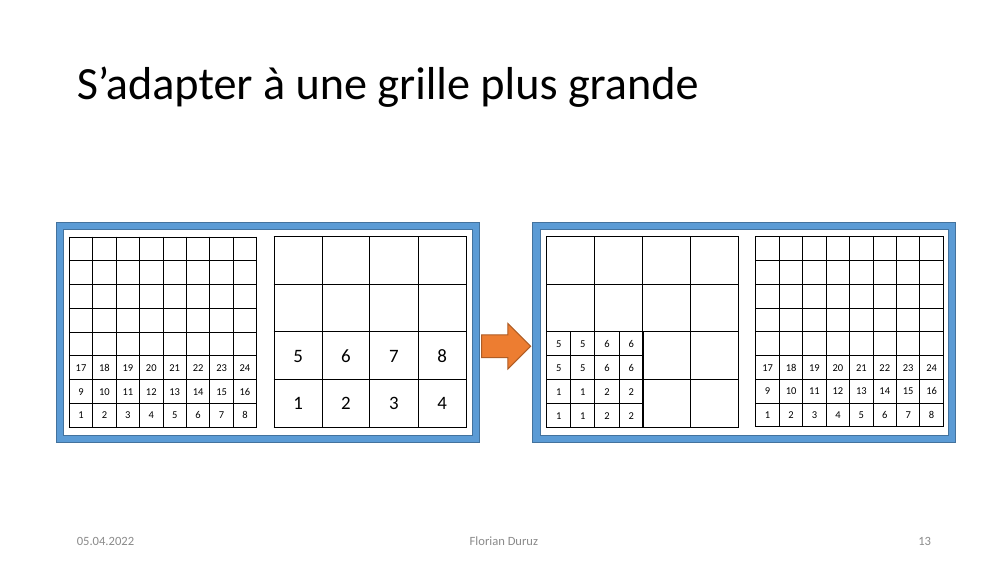
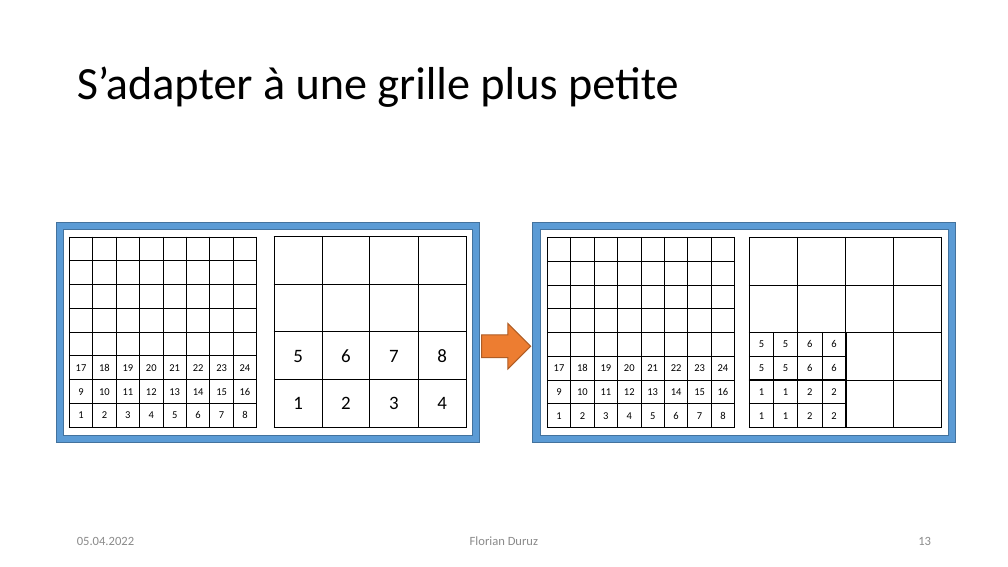
Before and after one commit to Cat-du-Fromage/KaizerWald_TowerDefense, a slide deck: slide 13 of Documentation/DefensePresentation.pptx. Drawn at 1008x567 pixels with LibreOffice and Linux fonts; fonts in the diff are those of the drawing. Boxes give left, top, right and bottom in pixels: in the first picture for what was removed or moved away, otherwise in the second. Text is boxed around its words. In the diff, an @@ line names an element or a change of style, - is before the commit and + after.

```diff
--- a/Documentation/DefensePresentation.pptx
+++ b/Documentation/DefensePresentation.pptx
@@ title at (77, 66, 679, 107): text changed @@
-S’adapter à une grille plus grande
+S’adapter à une grille plus petite
@@ table: place and size @@
-table at (756, 237, 944, 427)
+table at (547, 237, 735, 428)
@@ 3 tables: place and size @@
-3 tables at (547, 237, 740, 427)
+3 tables at (749, 237, 942, 428)
@@ table: place and size @@
-table at (595, 332, 644, 380)
+table at (798, 333, 846, 380)
@@ table: place and size @@
-table at (595, 380, 644, 427)
+table at (798, 380, 846, 428)
```
Also in this commit, not shown: 5 other slides changed, 2 slides added.
